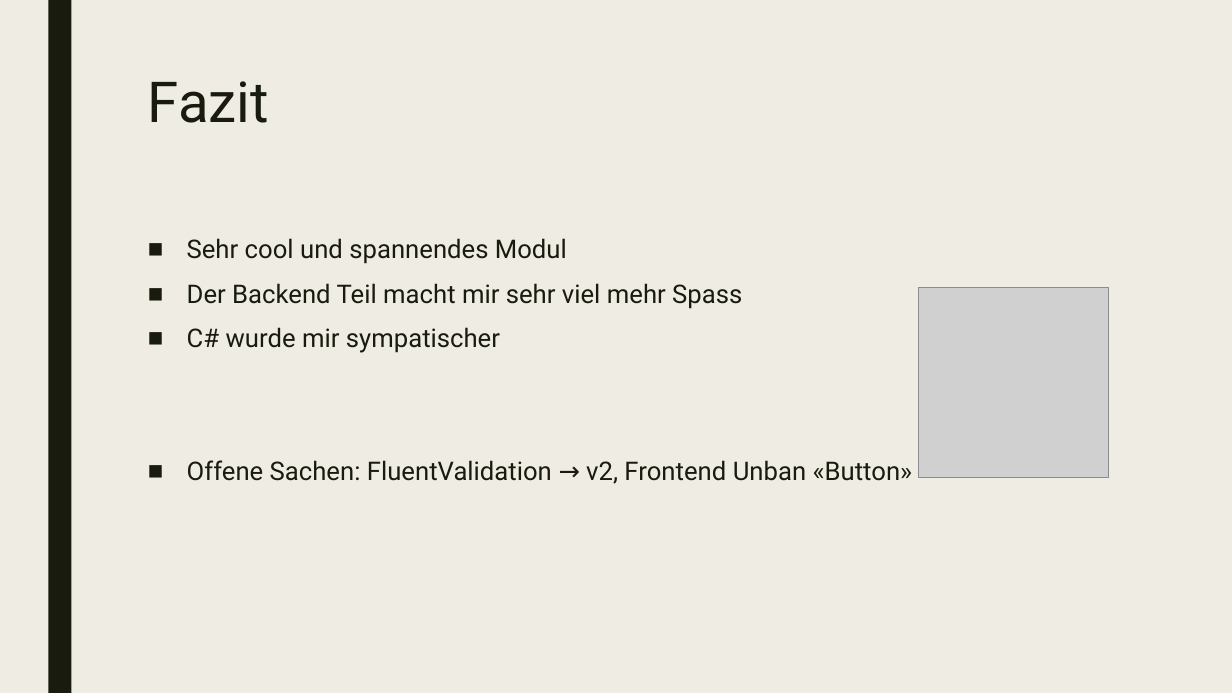
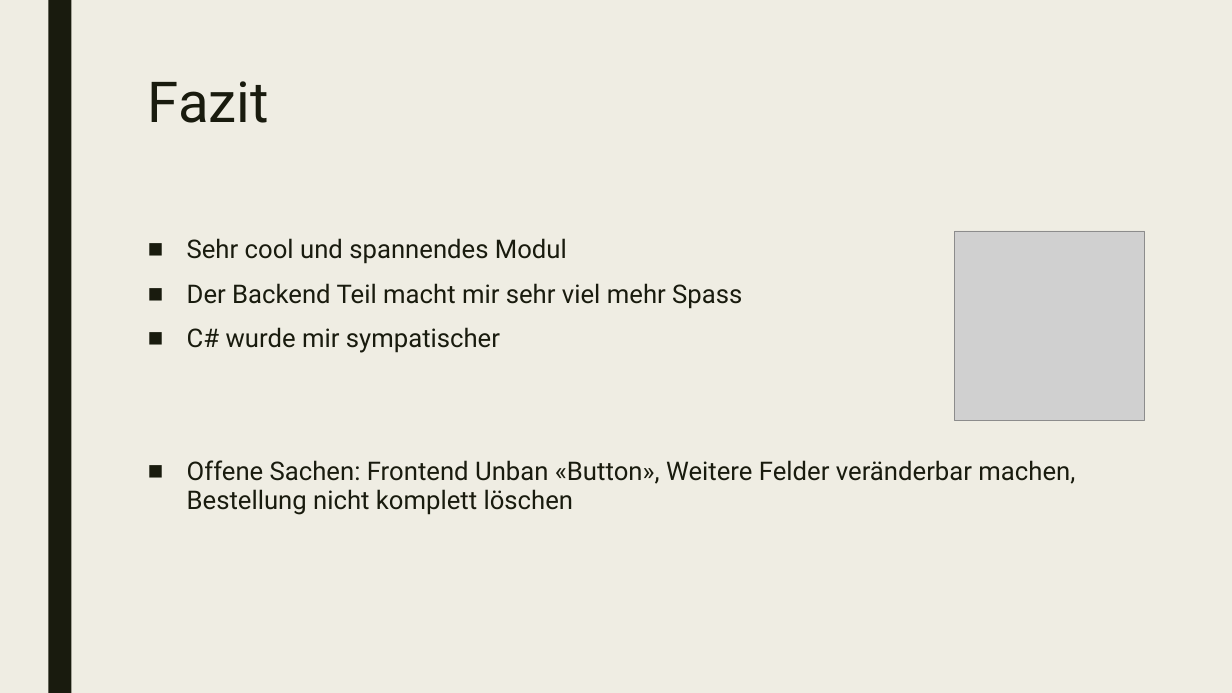
Before and after one commit to mahgoe/ICT-Modul295-JetstreamWebAPI, a slide deck: slide 8 of JetstreamSkiserviceAPI_Projectdocument/JetstreamSkiAPI_Präsentation.pptx. Drawn at 1232x693 pixels with LibreOffice and Linux fonts; fonts in the diff are those of the drawing; grey boxes stand for pictures. Boxes give left, top, right and bottom in pixels: in the first picture for what was removed or moved away, otherwise in the second. Text is boxed around its words. In the diff, an @@ line names an element or a change of style, - is before the commit and + after.

```diff
--- a/JetstreamSkiserviceAPI_Projectdocument/JetstreamSkiAPI_Präsentation.pptx
+++ b/JetstreamSkiserviceAPI_Projectdocument/JetstreamSkiAPI_Präsentation.pptx
@@ picture: place and size @@
-picture at <box>919,288,1109,479</box>
+picture at <box>955,231,1145,421</box>
@@ text at <box>187,460,1075,515</box>: text changed @@
-■ Offene Sachen: FluentValidation → v2, Frontend Unban «Button»
+■ Offene Sachen: Frontend Unban «Button», Weitere Felder veränderbar machen, Bestellung nicht komplett löschen
```
Also in this commit, not shown: 2 other slides changed, 1 other file.
